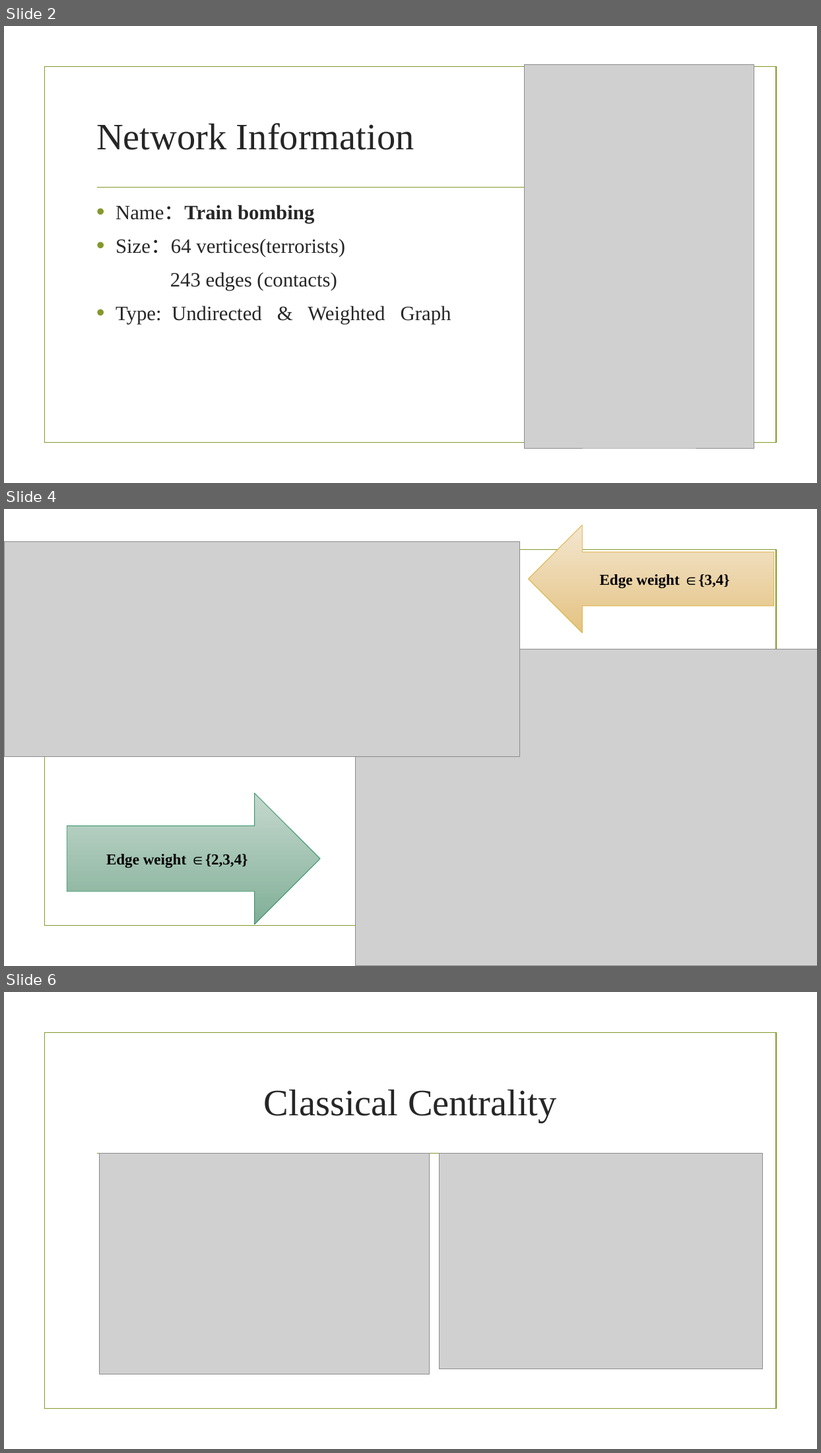
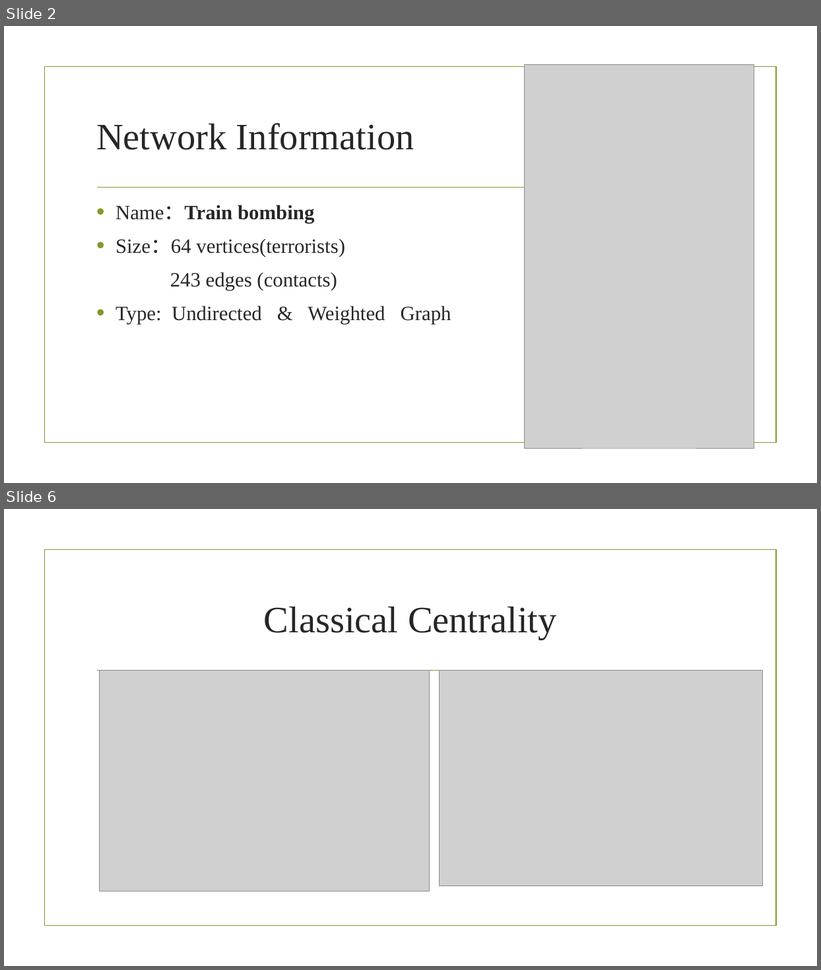
Before and after one commit to stevenyvette/train-bombing, a slide deck: 11.30组会.pptx. Shown one above the other, each under a label of ours: slides 2, 4 and 6 before the commit, slides 2 and 6 after it; the slides between them are not shown. The pictures are 821x1453 and 821x970 pixels, drawn with LibreOffice and Linux fonts; fonts in the diff are those of the drawing; grey boxes stand for pictures; background and template pictures are left out. Boxes give left, top, right and bottom in pixels: in the first picture for what was removed or moved away, otherwise in the second. Text is boxed around its words. In the diff, an @@ line names an element or a change of style, - is before the commit and + after.

```diff
--- a/11.30组会.pptx
+++ b/11.30组会.pptx
@@ slide 4 removed at <box>4,509,817,966</box>, background picture (left out); not listed: 2 template elements that a slide beside it also shows @@
@@ left arrow removed at <box>529,525,774,633</box> @@
-Edge weight ∈{3,4}
@@ picture removed at <box>4,542,520,757</box> @@
@@ picture removed at <box>355,650,817,966</box> @@
@@ right arrow removed at <box>67,793,320,924</box> @@
-Edge weight ∈{2,3,4}
```
Also in this commit, not shown: 2 slides changed, 8 slides added, 28 other files.
